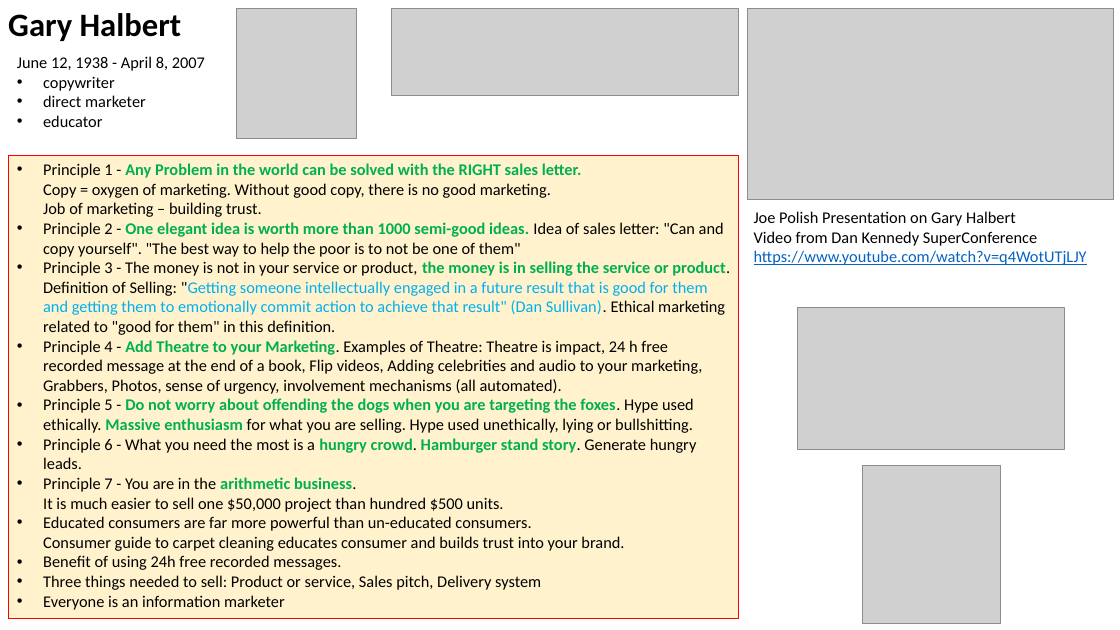
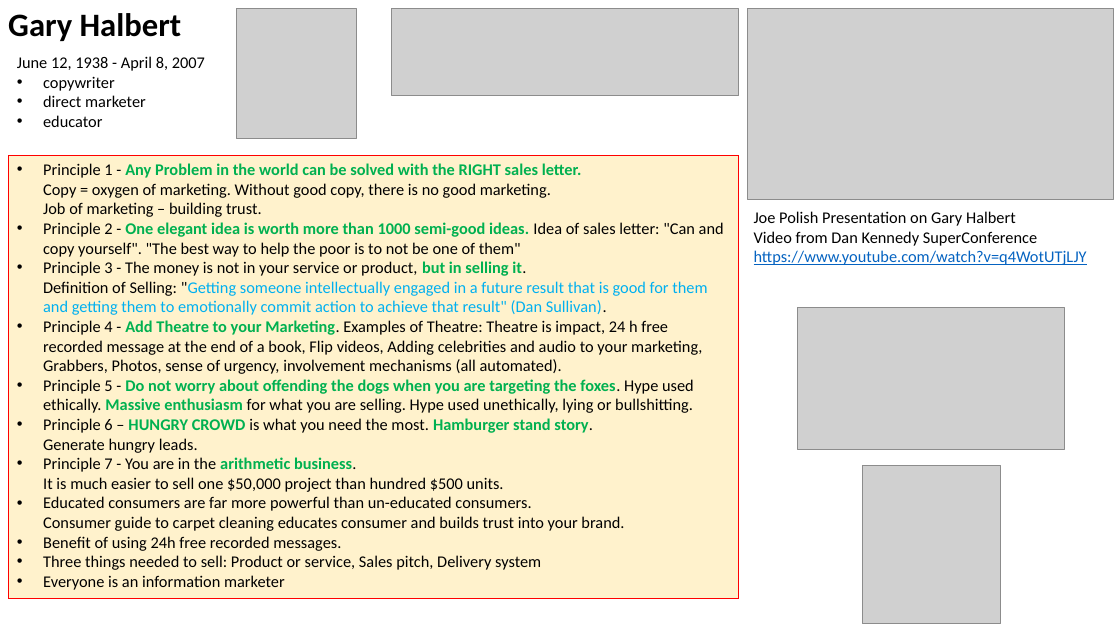
Before and after one commit to lselector/marketing, a slide deck: slide 10 of Marketing.pptx. Drawn at 1120x630 pixels with LibreOffice and Linux fonts; fonts in the diff are those of the drawing; grey boxes stand for pictures. Boxes give left, top, right and bottom in pixels: in the first picture for what was removed or moved away, otherwise in the second. Text is boxed around its words. In the diff, an @@ line names an element or a change of style, - is before the commit and + after.

```diff
--- a/Marketing.pptx
+++ b/Marketing.pptx
@@ rectangle "Principle 1 - Any Problem ...": place and size @@
-rectangle "Principle 1 - Any Problem ..." at (8,155,739,619)
+rectangle "Principle 1 - Any Problem ..." at (8,155,739,599)
@@ text in rectangle at (43,261,707,315): text changed @@
-• Principle 3 - The money is not in your service or product, the money is in selling the service or product. Definition of Selling: "Getting someone intellectually engaged in a future result that is good for them and getting them to emotionally commit action to achieve that result" (Dan Sullivan). Ethical marketing related to "good for them" in this definition.
+• Principle 3 - The money is not in your service or product, but in selling it.
+  Definition of Selling: "Getting someone intellectually engaged in a future result that is good for them and getting them to emotionally commit action to achieve that result" (Dan Sullivan).
@@ text in rectangle at (43,418,593,453): text changed @@
-• Principle 6 - What you need the most is a hungry crowd. Hamburger stand story. Generate hungry leads.
+• Principle 6 – HUNGRY CROWD is what you need the most. Hamburger stand story.
+  Generate hungry leads.
```
Also in this commit, not shown: 1 other slide changed, 4 slides added.
